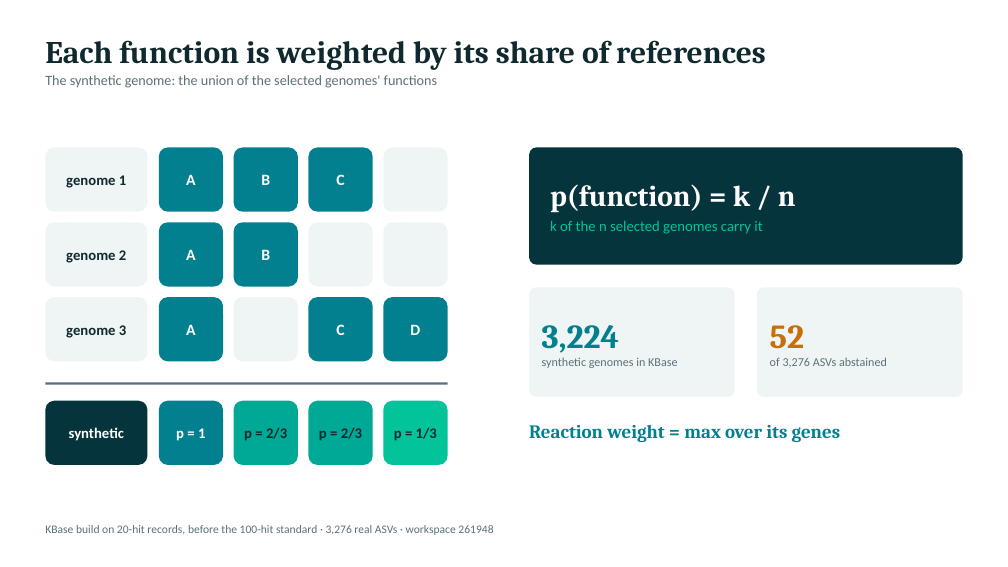
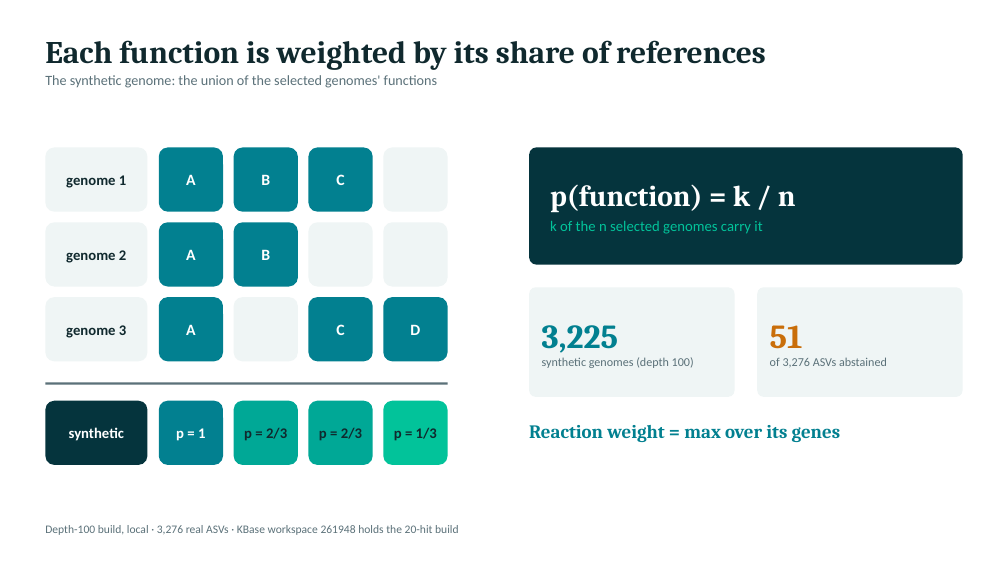
Before and after one commit to freiburgermsu/prFBA, a slide deck: slide 6 of presentations/prFBA_updates_2026-10.pptx. Drawn at 1008x567 pixels with LibreOffice and Linux fonts; fonts in the diff are those of the drawing. Boxes give left, top, right and bottom in pixels: in the first picture for what was removed or moved away, otherwise in the second. Text is boxed around its words. In the diff, an @@ line names an element or a change of style, - is before the commit and + after.

```diff
--- a/presentations/prFBA_updates_2026-10.pptx
+++ b/presentations/prFBA_updates_2026-10.pptx
@@ text in rounded rectangle at bbox=[542, 325, 694, 368]: text changed @@
-3,224
-synthetic genomes in KBase
+3,225
+synthetic genomes (depth 100)
@@ text in rounded rectangle at bbox=[770, 325, 803, 349]: text changed @@
-52
+51
@@ text at bbox=[45, 525, 459, 535]: text changed @@
-KBase build on 20-hit records, before the 100-hit standard · 3,276 real ASVs · workspace 261948
+Depth-100 build, local · 3,276 real ASVs · KBase workspace 261948 holds the 20-hit build
```
Also in this commit, not shown: 3 other slides changed, 1 slide added, 25 other files.
